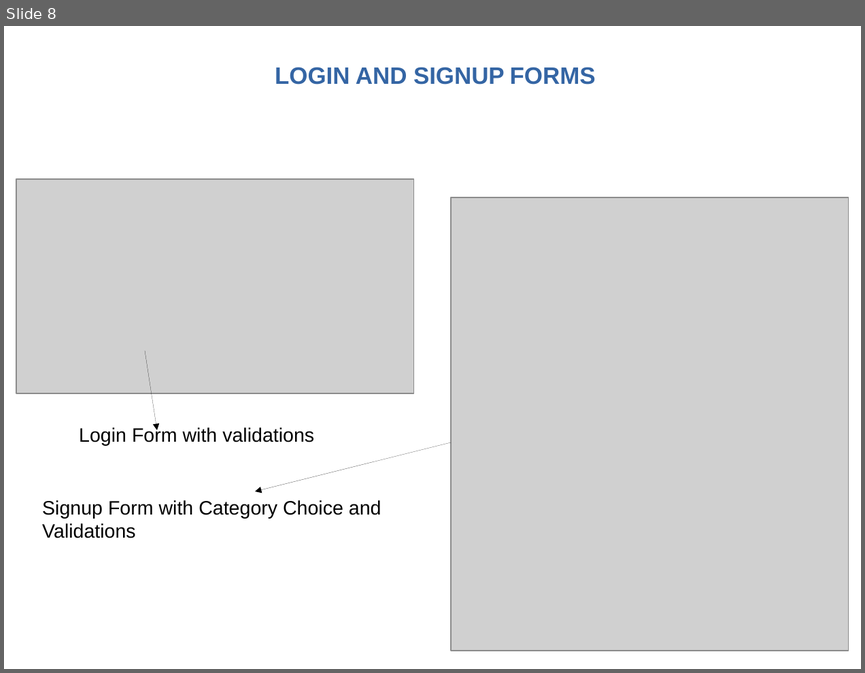
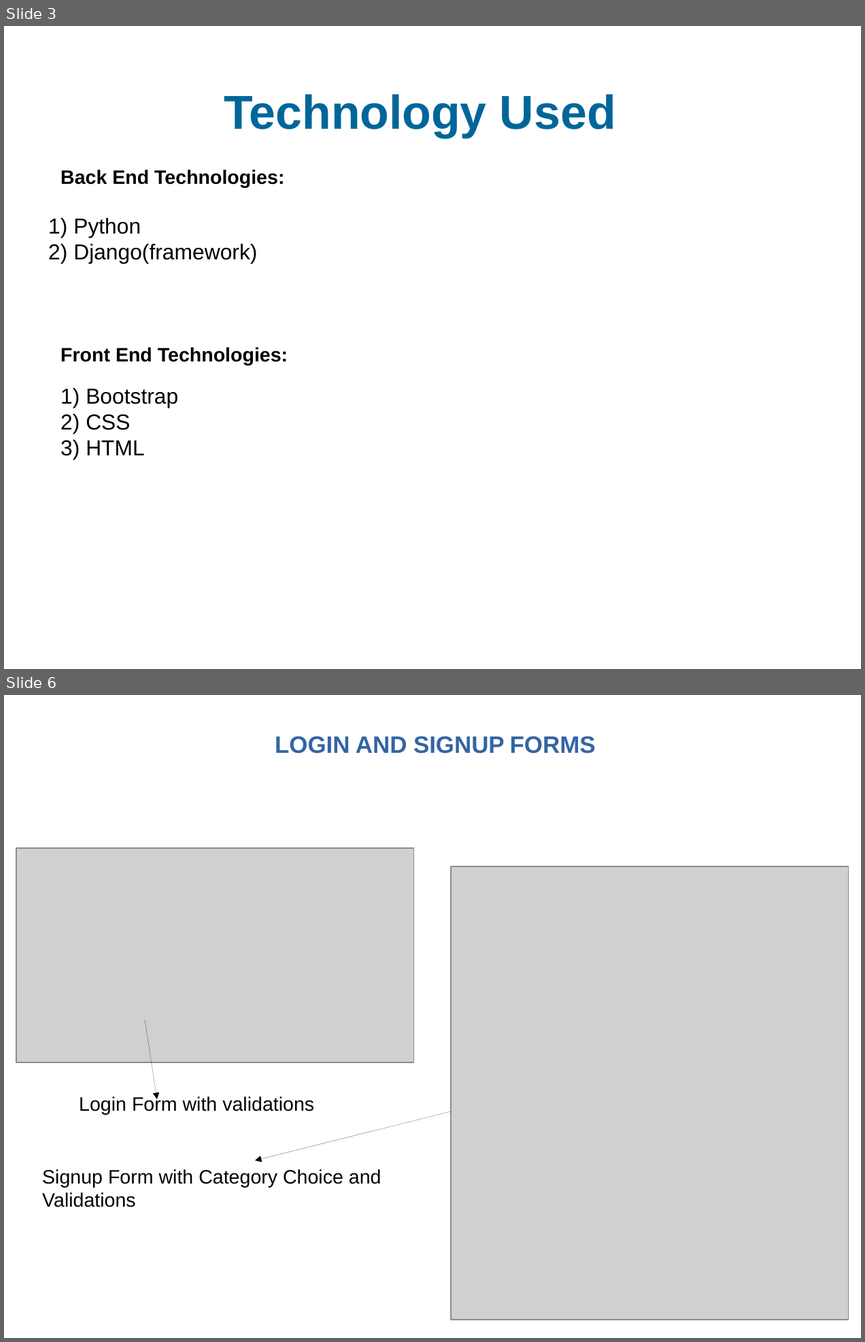
Before and after one commit to lokesh9026/backend, a slide deck: djangoproject/ppt.odp. Shown one above the other, each under a label of ours: slide 8 before the commit, slides 3 and 6 after it; the slides between them are not shown. The pictures are 865x673 and 865x1342 pixels, drawn with LibreOffice and Linux fonts; fonts in the diff are those of the drawing; grey boxes stand for pictures; background and template pictures are left out. Boxes give left, top, right and bottom in pixels: in the first picture for what was removed or moved away, otherwise in the second. Text is boxed around its words. In the diff, an @@ line names an element or a change of style, - is before the commit and + after.

Commit message:
student-counselling_system django project

```diff
--- a/djangoproject/ppt.odp
+++ b/djangoproject/ppt.odp
@@ slide 3 added at box(4, 26, 861, 669), background #FFFFFF @@
@@ title added at box(224, 94, 616, 138), 44 pt, text #006699, bold @@
+Technology Used
@@ text added at box(60, 169, 284, 187), 18 pt, text #000000, bold @@
+Back End Technologies:
@@ text added at box(48, 218, 257, 263), 20 pt, text #000000 @@
+1) Python
+2) Django(framework)
@@ text added at box(60, 347, 288, 365), 18 pt, text #000000, bold @@
+Front End Technologies:
@@ text added at box(60, 388, 178, 459), 20 pt, text #000000 @@
+1) Bootstrap
+2) CSS
+3) HTML
@@ what was slide 8 is now slide 6 @@
```
Also in this commit, not shown: 4 slides changed, 1 other slide added, 4 slides removed, 30 other files.
